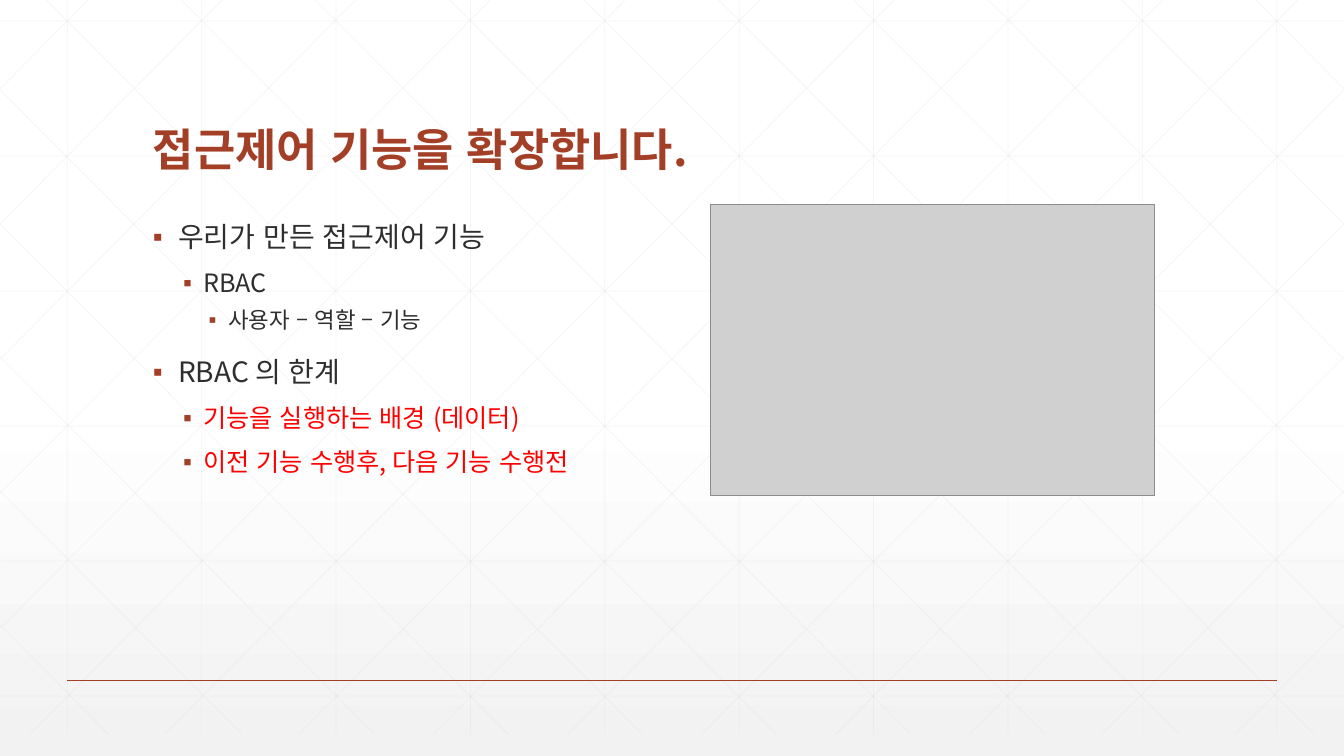
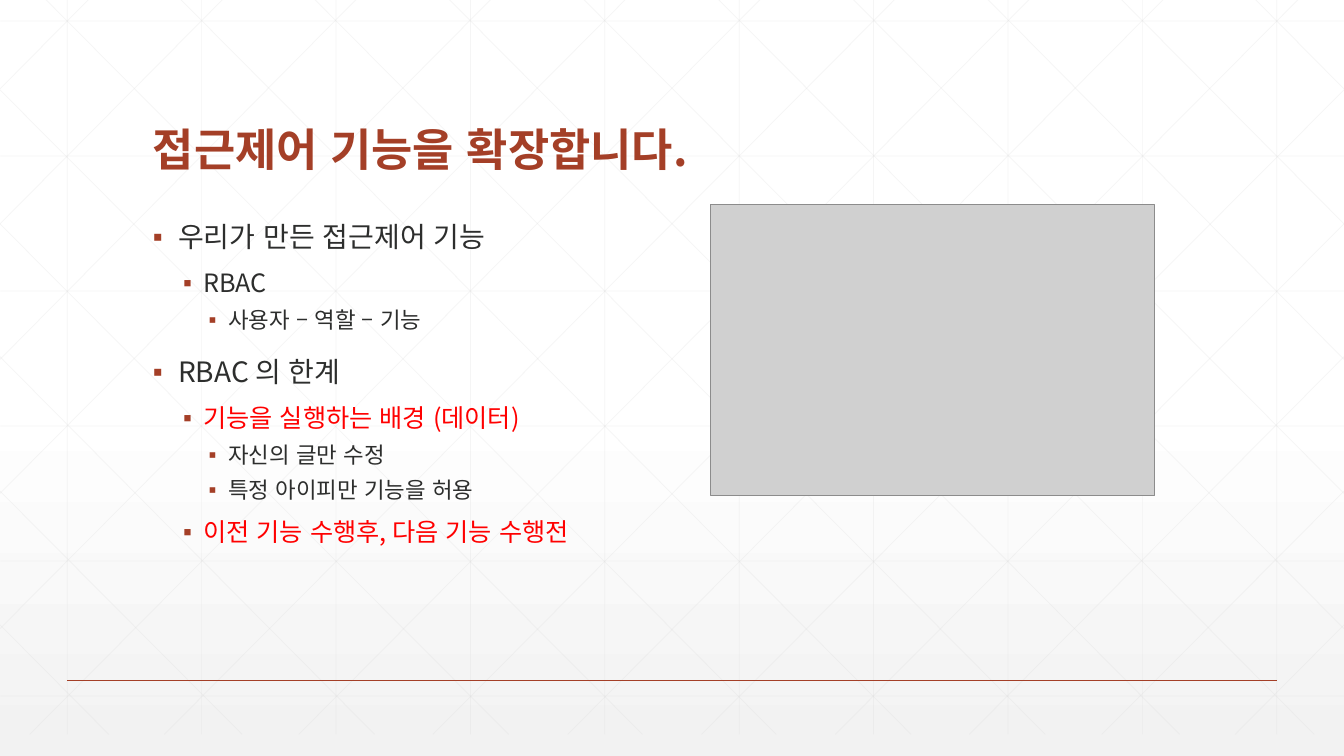
Before and after one commit to zeroshift01/code5, a slide deck: slide 1 of inflearn05/doc/5(심화) 접근제어 기능을 확장합니다.pptx. Drawn at 1344x756 pixels with LibreOffice and Linux fonts; fonts in the diff are those of the drawing; grey boxes stand for pictures. Boxes give left, top, right and bottom in pixels: in the first picture for what was removed or moved away, otherwise in the second. Text is boxed around its words. In the diff, an @@ line names an element or a change of style, - is before the commit and + after.

```diff
--- a/inflearn05/doc/5(심화) 접근제어 기능을 확장합니다.pptx
+++ b/inflearn05/doc/5(심화) 접근제어 기능을 확장합니다.pptx
@@ text at (228, 444, 473, 500): paragraphs added @@
+    ▪ 자신의 글만 수정
+    ▪ 특정 아이피만 기능을 허용
```
Also in this commit, not shown: 3 other files.
